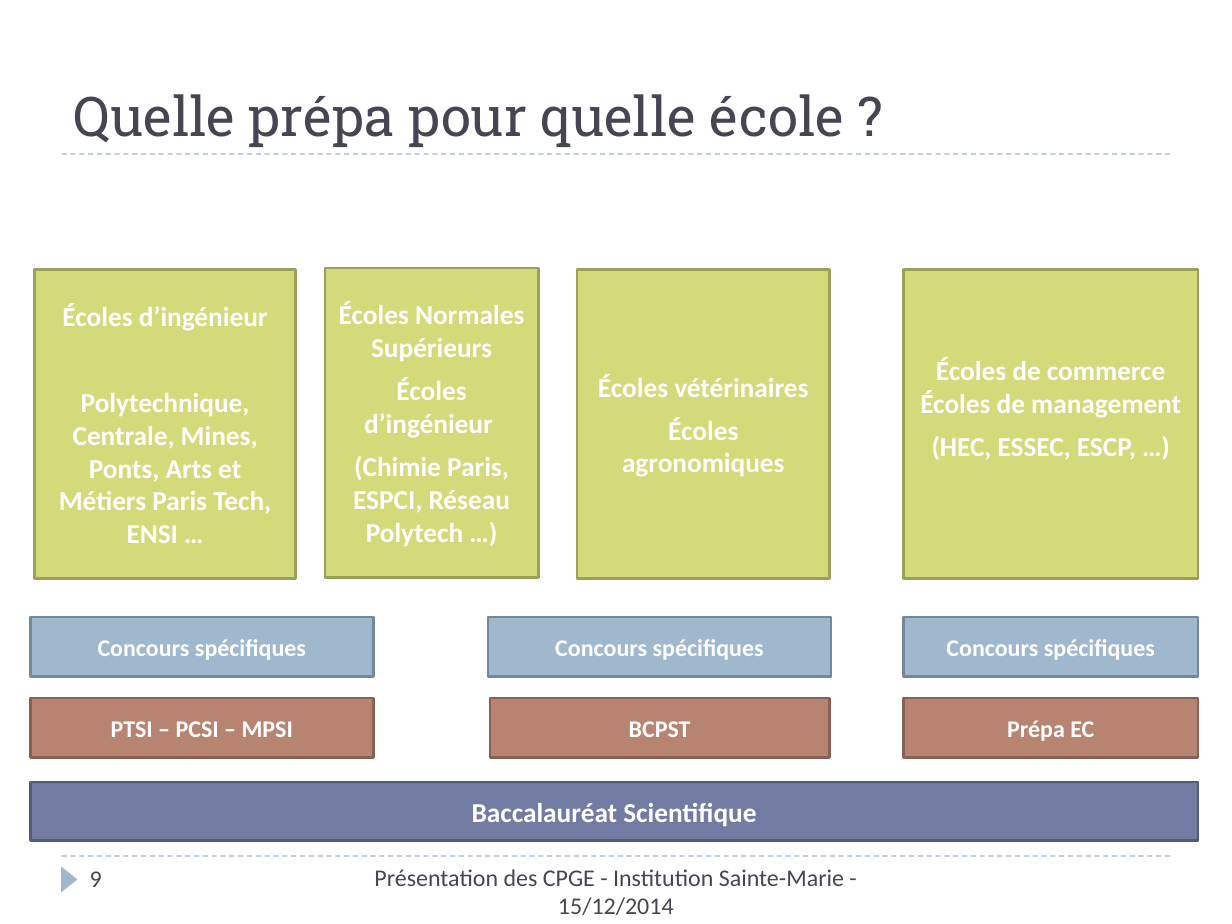
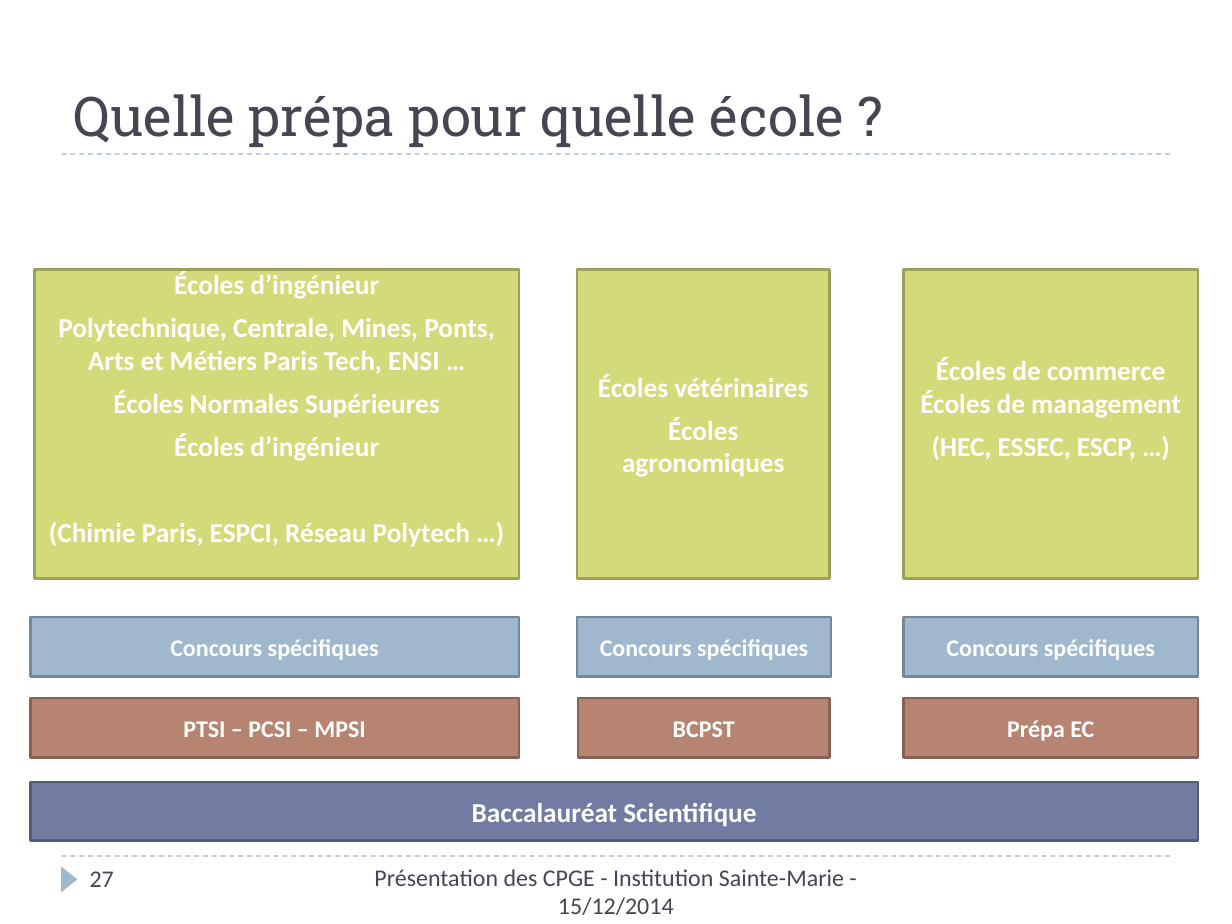
Before and after one commit to xpessoles/Orientation, a slide deck: slide 27 of Rouviere/PresentationCPGE_ISM.pptx (slide 9 before the commit). Drawn at 1232x924 pixels with LibreOffice and Linux fonts; fonts in the diff are those of the drawing. Boxes give left, top, right and bottom in pixels: in the first picture for what was removed or moved away, otherwise in the second. Text is boxed around its words. In the diff, an @@ line names an element or a change of style, - is before the commit and + after.

```diff
--- a/Rouviere/PresentationCPGE_ISM.pptx
+++ b/Rouviere/PresentationCPGE_ISM.pptx
@@ text removed at box(325, 269, 538, 578) @@
-Écoles Normales Supérieurs
-Écoles d’ingénieur
-(Chimie Paris, ESPCI, Réseau Polytech …)
@@ rectangle "Écoles d’ingénieur": place and size @@
-rectangle "Écoles d’ingénieur" at box(34, 270, 296, 579)
+rectangle "Écoles d’ingénieur" at box(34, 270, 519, 579)
@@ text in rectangle at box(49, 390, 470, 547): paragraphs added @@
+Écoles Normales Supérieures
+Écoles d’ingénieur
+(Chimie Paris, ESPCI, Réseau Polytech …)
@@ rectangle "Concours spécifiques": place and size @@
-rectangle "Concours spécifiques" at box(31, 617, 373, 676)
+rectangle "Concours spécifiques" at box(31, 617, 520, 676)
@@ rectangle "Concours spécifiques": place and size @@
-rectangle "Concours spécifiques" at box(488, 617, 830, 676)
+rectangle "Concours spécifiques" at box(578, 617, 832, 676)
@@ rectangle "PTSI – PCSI – MPSI": place and size @@
-rectangle "PTSI – PCSI – MPSI" at box(31, 699, 373, 758)
+rectangle "PTSI – PCSI – MPSI" at box(31, 699, 520, 758)
@@ rectangle "BCPST": place and size @@
-rectangle "BCPST" at box(490, 699, 830, 758)
+rectangle "BCPST" at box(578, 699, 829, 758)
@@ page number at box(90, 871, 114, 887): text changed @@
-9
+27
```
Also in this commit, not shown: 5 other slides changed, 1 slide added.
